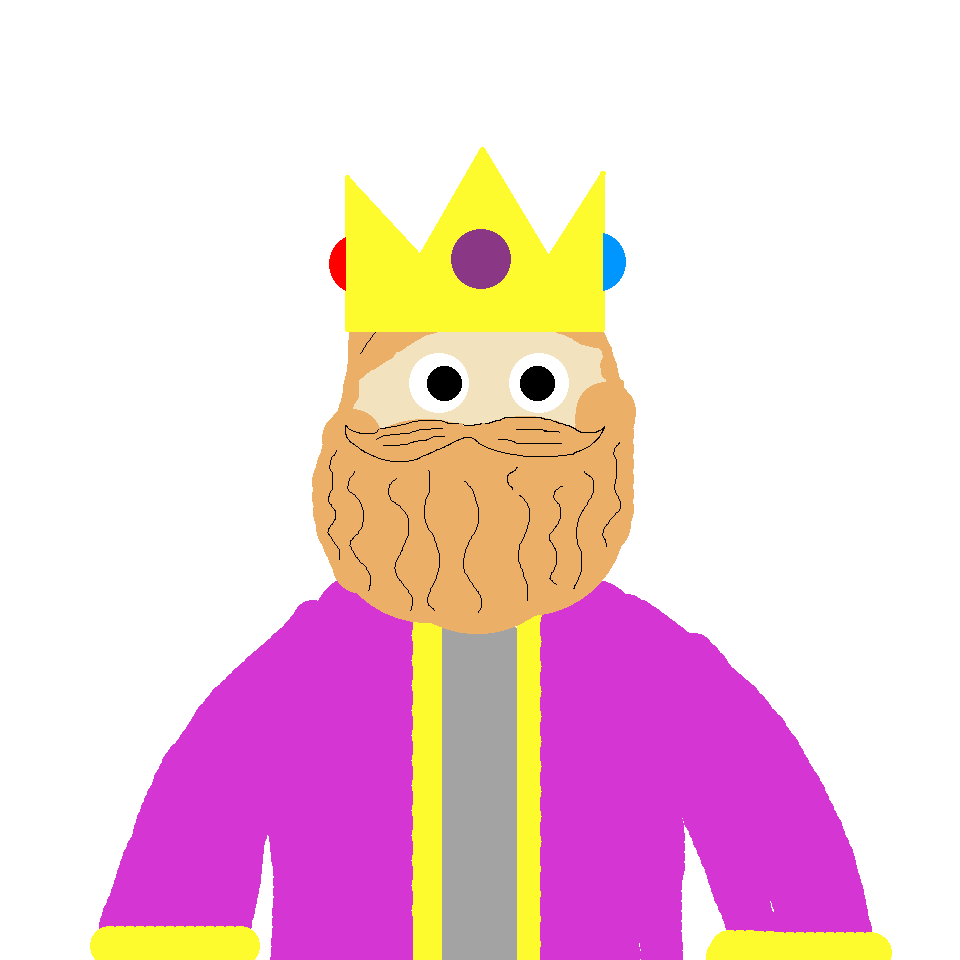
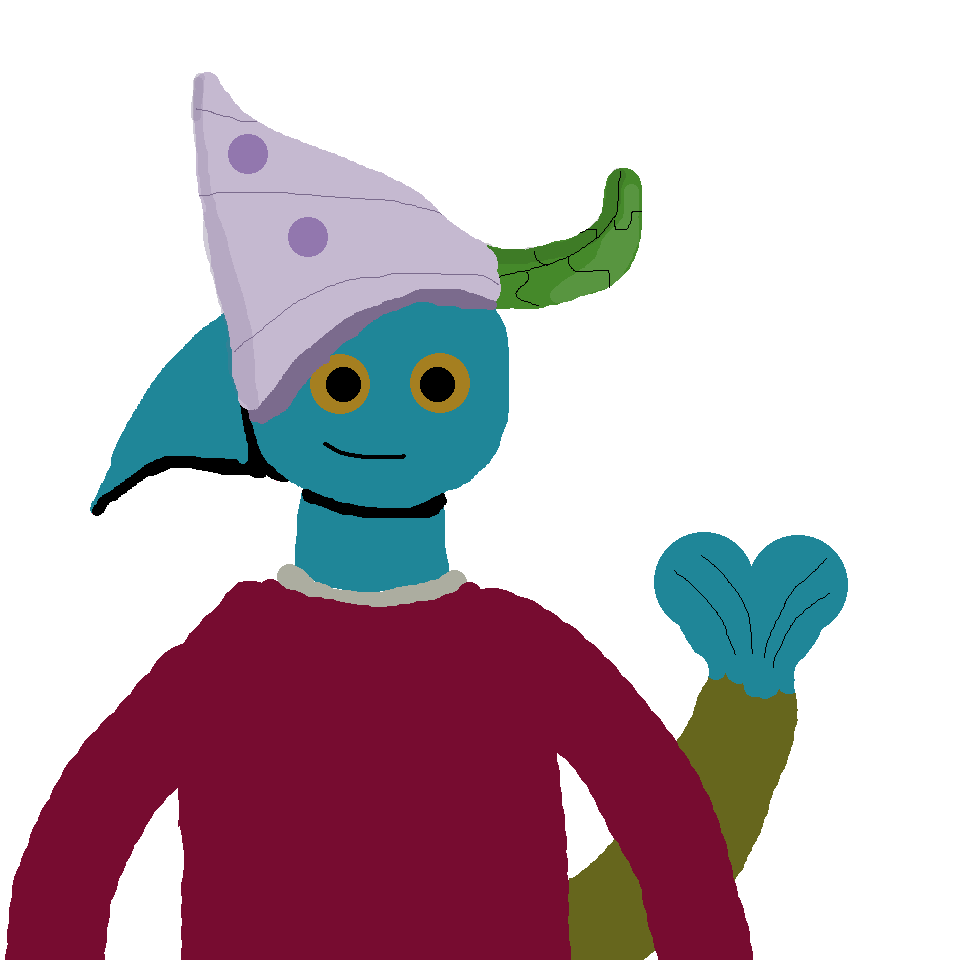
Layer changes from the first 960 x 960 image to the second:
hid "King" over [90, 254, 892, 960]
added group "Group 1 copy" with 9 layers above "Group 1" over [5, 72, 848, 960]
added layer "Layer 5" (1st of 2, in "Group 1 copy") in group "Group 1 copy" over [191, 72, 501, 424]
added layer "Layer 1 copy 8" (1st of 2, in "Group 1 copy") in group "Group 1 copy" over [5, 265, 753, 960]
added layer "Layer 6 copy 2" (1st of 2, in "Group 1 copy") in group "Group 1 copy" over [534, 532, 848, 960]
added layer "Layer 1 copy 7" (1st of 2, in "Group 1 copy") in group "Group 1 copy" over [5, 265, 753, 960]
added layer "Layer 6 copy" (1st of 2, in "Group 1 copy") in group "Group 1 copy" over [534, 532, 848, 960]
added layer "Layer 1 copy 6" (1st of 2, in "Group 1 copy") in group "Group 1 copy" over [5, 265, 753, 960]
added layer "Layer 6" (1st of 2, in "Group 1 copy") in group "Group 1 copy" over [534, 532, 848, 960]
added layer "Layer 2" (1st of 2, in "Group 1 copy") in group "Group 1 copy" over [90, 260, 419, 516]
added group "Group 1" with 9 layers above "Layer 1 copy 5" over [5, 72, 848, 960]
added layer "Layer 5" (2nd of 2, in "Group 1") in group "Group 1" over [191, 72, 501, 424]
added layer "Layer 1 copy 8" (2nd of 2, in "Group 1") in group "Group 1" over [5, 265, 753, 960]
added layer "Layer 6 copy 2" (2nd of 2, in "Group 1") in group "Group 1" over [534, 532, 848, 960]
added layer "Layer 1 copy 7" (2nd of 2, in "Group 1") in group "Group 1" over [5, 265, 753, 960]
added layer "Layer 6 copy" (2nd of 2, in "Group 1") in group "Group 1" over [534, 532, 848, 960]
added layer "Layer 1 copy 6" (2nd of 2, in "Group 1") in group "Group 1" over [5, 265, 753, 960]
added layer "Layer 6" (2nd of 2, in "Group 1") in group "Group 1" over [534, 532, 848, 960]
moved "Layer 2" (2nd of 2, in "Group 1") into group "Group 1", painted on it over [90, 260, 419, 516]
…and 3 more changes (2 added, 1 visibility)
